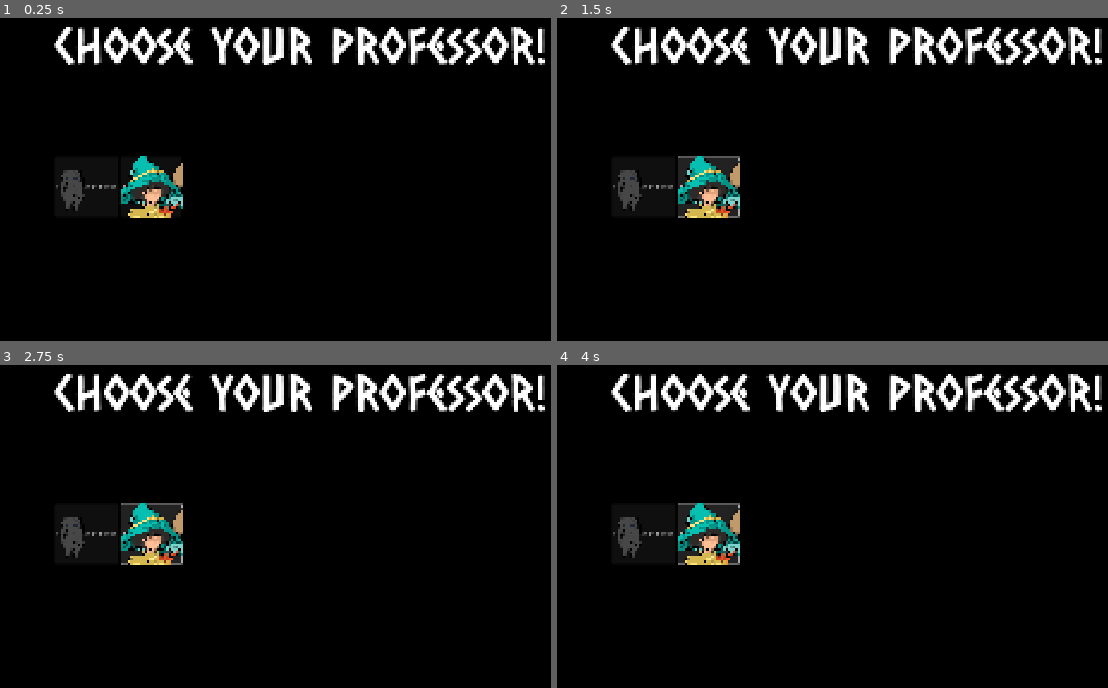
Above: before the commit, frames 1-4 (two rows, left to right).
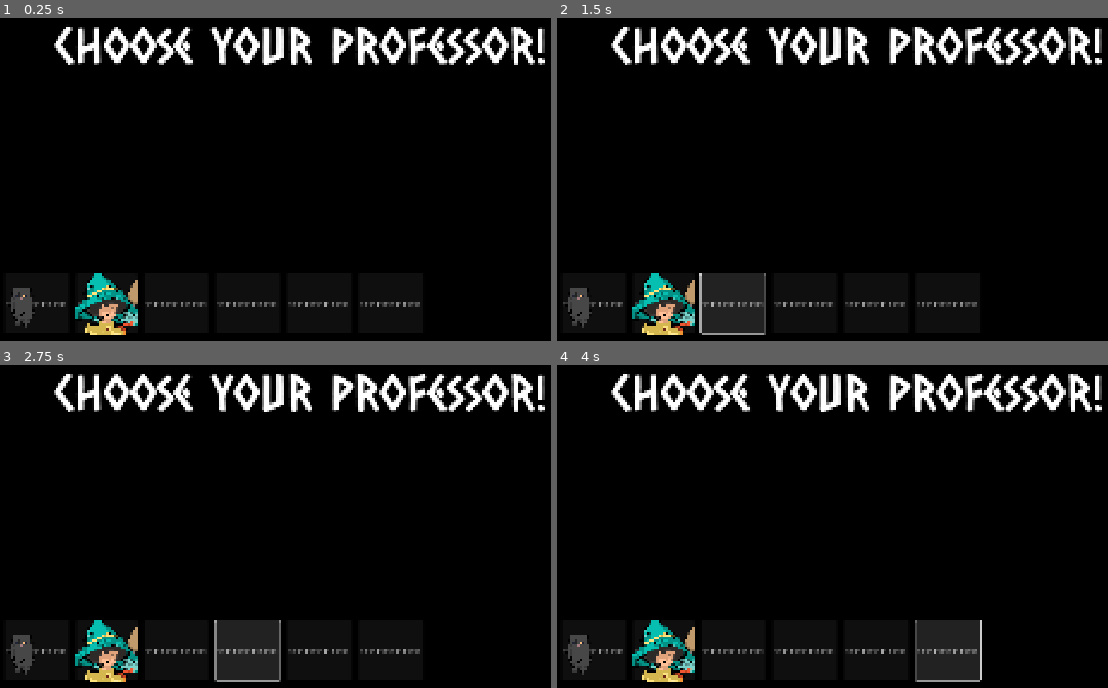
Above: after the commit, the same moments.

Repository: JMSal08/Mathemages
Game: Godot game, scene res://scenes/game/agentSelect_page.tscn
Same seed, same stepped clock (60 frames per second), same inputs: the game is played once before the commit and once after it. This scene is started directly instead of the project's main scene.
Inputs:
- Up to frame 1 (0.25 s): no input
- Up to frame 2 (1.5 s): click "1111111111111111" at 0.5 s; click "1111111111111111" at 1.25 s
- Up to frame 3 (2.75 s): click "1111111111111111" at 2 s
- Up to frame 4 (4 s): click "1111111111111111" at 2.75 s; click "1111111111111111" at 3.5 s

The runs differ from the first frame. In frame 1, 4.1% of the frame differs, in the area x 1-77%, y 42-99%; in frame 2, 7.0%; in frame 3, 6.9%; in frame 4, 6.9%.

Commit message:
Edit Agent Select

Diff:
--- a/scenes/game/agentSelect_page.tscn
+++ b/scenes/game/agentSelect_page.tscn
@@ -22,10 +22,11 @@
 text = "Choose your professor!"
 
 [node name="HBoxContainer" type="HBoxContainer" parent="."]
-offset_left = 376.0
-offset_top = 600.0
-offset_right = 1464.0
-offset_bottom = 744.0
+offset_left = 256.0
+offset_top = 880.0
+offset_right = 1261.0
+offset_bottom = 1024.0
+theme_override_constants/separation = 17
 
 [node name="Button" type="Button" parent="HBoxContainer"]
 layout_mode = 2
@@ -36,12 +37,28 @@
 scale = Vector2(0.1, 0.1)
 texture = ExtResource("3_ig3jb")
 
-[node name="Button2" type="Button" parent="HBoxContainer"]
+[node name="eadlerbtn" type="Button" parent="HBoxContainer"]
 layout_mode = 2
 theme_override_font_sizes/font_size = 15
 text = "1111111111111111"
 
-[node name="Sprite2D" type="Sprite2D" parent="HBoxContainer/Button2"]
+[node name="Sprite2D" type="Sprite2D" parent="HBoxContainer/eadlerbtn"]
 position = Vector2(74, 72)
 scale = Vector2(0.25, 0.25)
 texture = ExtResource("4_8ww06")
+
+[node name="Button2" type="Button" parent="HBoxContainer"]
+layout_mode = 2
+text = "1111111111111111"
+
+[node name="Button3" type="Button" parent="HBoxContainer"]
+layout_mode = 2
+text = "1111111111111111"
+
+[node name="Button4" type="Button" parent="HBoxContainer"]
+layout_mode = 2
+text = "1111111111111111"
+
+[node name="Button5" type="Button" parent="HBoxContainer"]
+layout_mode = 2
+text = "1111111111111111"
